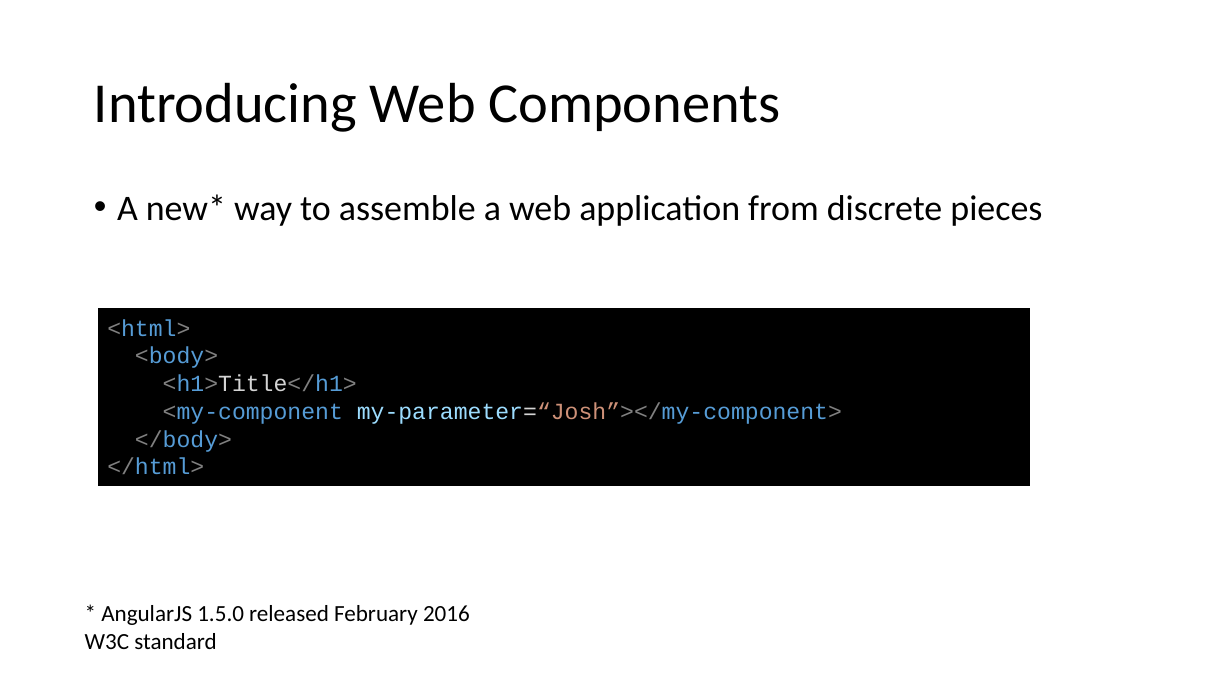
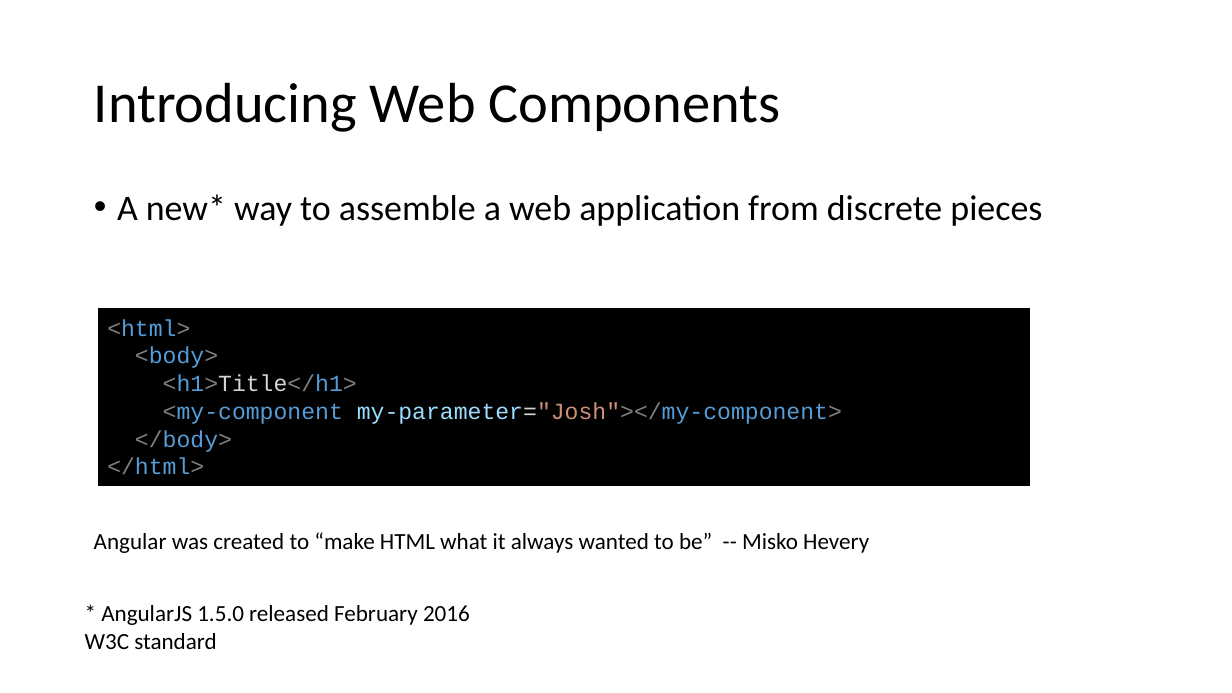
Before and after one commit to jkutzfla/cf2018demo, a slide deck: slide 10 of www/docs/Angular4CFDevs_jkutzfla_2018.pptx (slide 9 before the commit). Drawn at 1232x693 pixels with LibreOffice and Linux fonts; fonts in the diff are those of the drawing. Boxes give left, top, right and bottom in pixels: in the first picture for what was removed or moved away, otherwise in the second. Text is boxed around its words. In the diff, an @@ line names an element or a change of style, - is before the commit and + after.

```diff
--- a/www/docs/Angular4CFDevs_jkutzfla_2018.pptx
+++ b/www/docs/Angular4CFDevs_jkutzfla_2018.pptx
@@ text in rectangle at (x1=163, y1=402, x2=842, y2=424): text changed @@
-<my-component my-parameter=“Josh”></my-component>
+<my-component my-parameter="Josh"></my-component>
@@ text added at (x1=94, y1=532, x2=869, y2=553), 18 pt, text #000000 @@
+Angular was created to “make HTML what it always wanted to be” -- Misko Hevery
```
Also in this commit, not shown: 32 other slides changed, 5 slides added, 2 slides removed.
